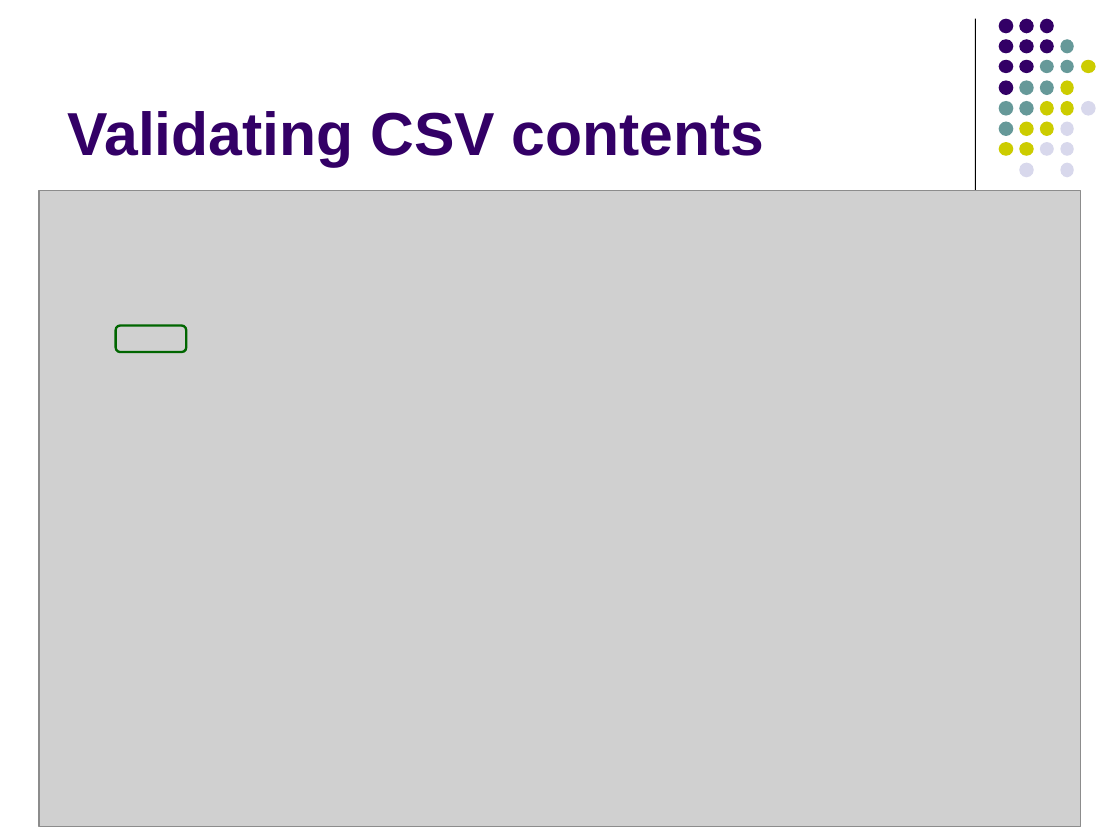
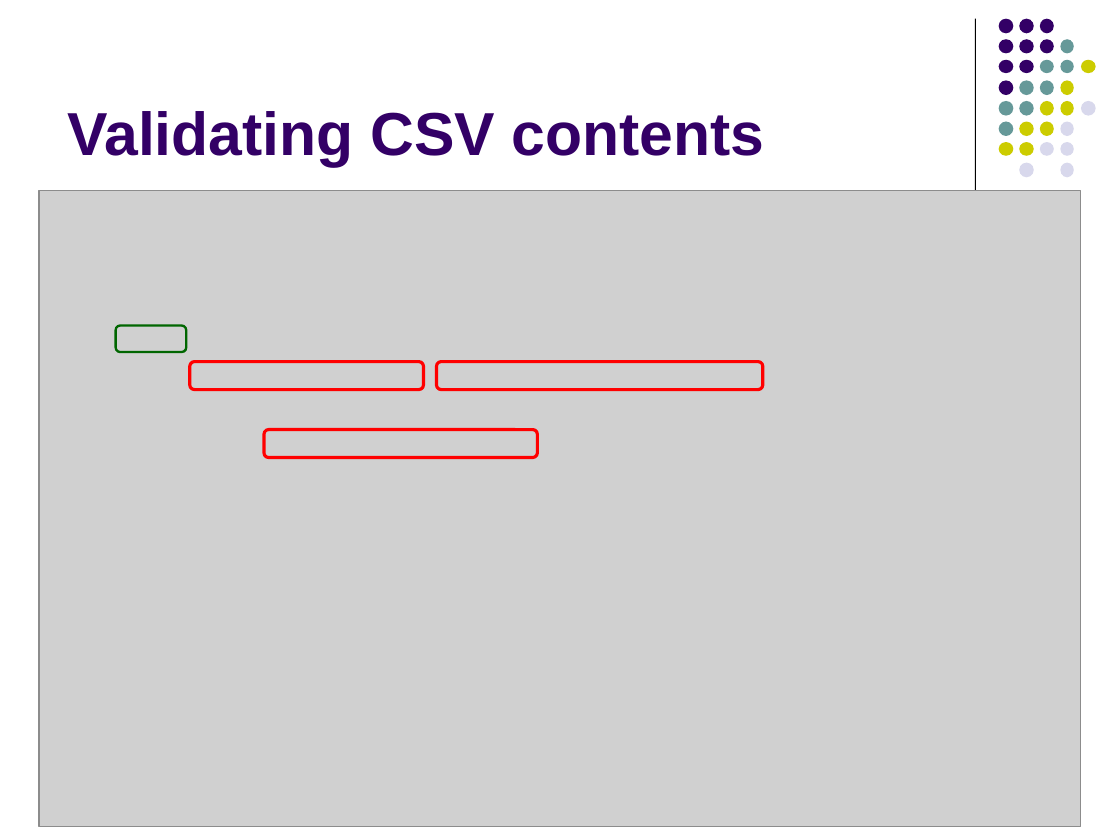
Before and after one commit to hrennau/greenfox, a slide deck: slide 26 of about/greenfox04.pptx (slide 11 before the commit). Drawn at 1120x840 pixels with LibreOffice and Linux fonts; fonts in the diff are those of the drawing; grey boxes stand for pictures. Boxes give left, top, right and bottom in pixels: in the first picture for what was removed or moved away, otherwise in the second. Text is boxed around its words. In the diff, an @@ line names an element or a change of style, - is before the commit and + after.

```diff
--- a/about/greenfox04.pptx
+++ b/about/greenfox04.pptx
@@ rounded rectangle added at (189, 362, 423, 390), outline #FF0000 2 pt @@
@@ rounded rectangle added at (437, 362, 763, 390), outline #FF0000 2 pt @@
@@ rounded rectangle added at (264, 430, 538, 458), outline #FF0000 2 pt @@
```
Also in this commit, not shown: 14 other slides changed, 3 slides added, 31 slides removed, 32 other files.
